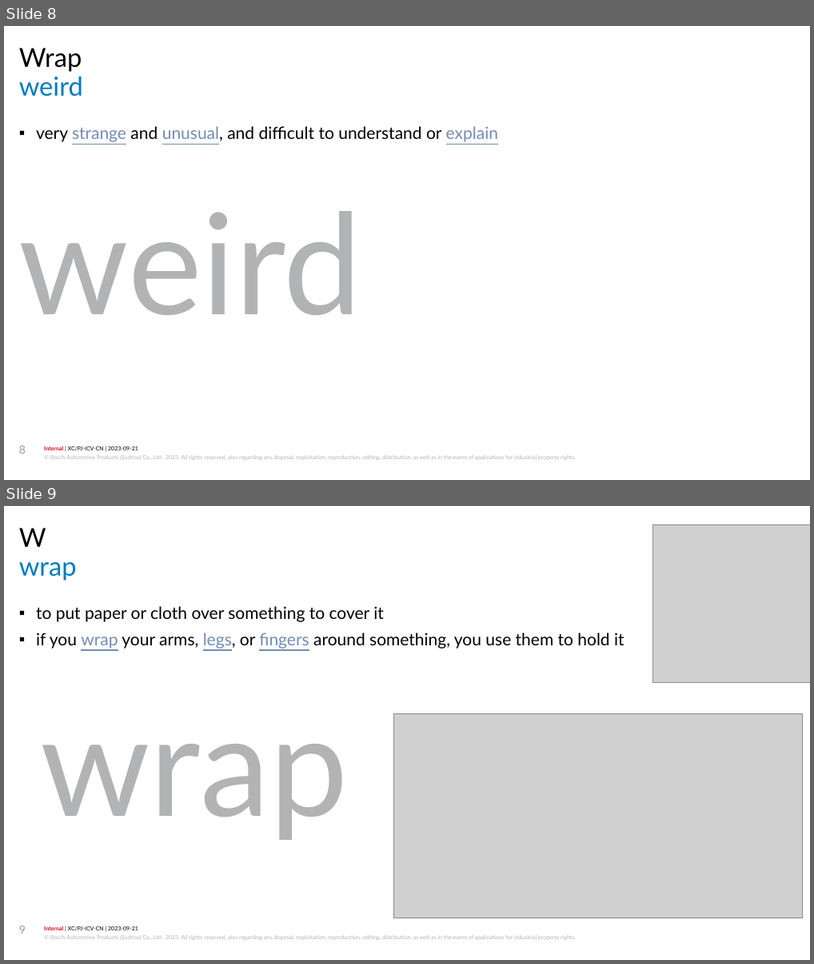
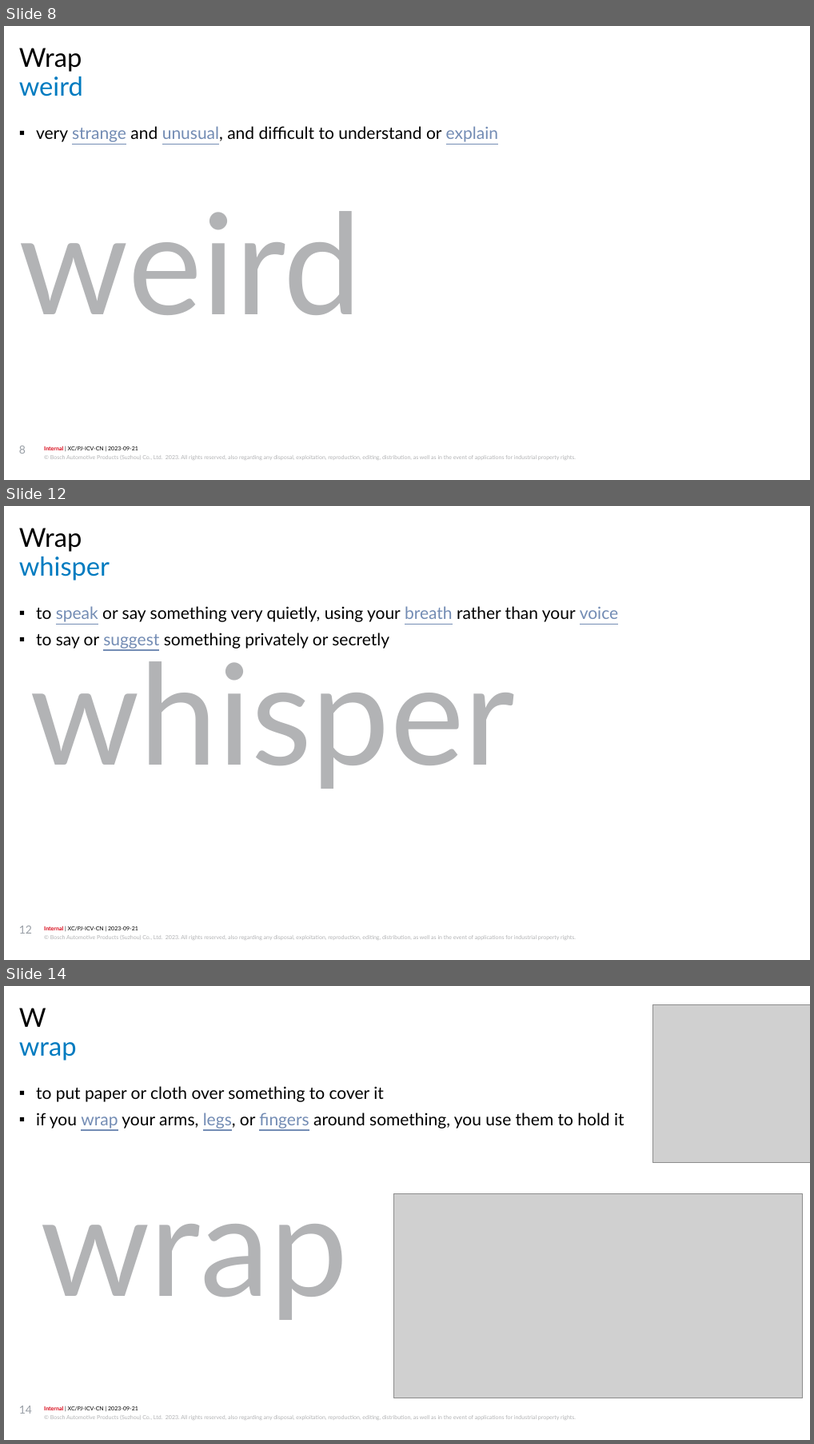
Before and after one commit to jiangyigithub/atomic-habit, a slide deck: longman 3000.pptx. Shown one above the other, each under a label of ours: slides 8 and 9 before the commit, slides 8, 12 and 14 after it; the slides between them are not shown. The pictures are 814x964 and 814x1444 pixels, drawn with LibreOffice and Linux fonts; fonts in the diff are those of the drawing; grey boxes stand for pictures; background and template pictures are left out. Boxes give left, top, right and bottom in pixels: in the first picture for what was removed or moved away, otherwise in the second. Text is boxed around its words. In the diff, an @@ line names an element or a change of style, - is before the commit and + after.

```diff
--- a/longman 3000.pptx
+++ b/longman 3000.pptx
@@ slide 12 added at bbox=[4, 506, 810, 960], background #FFFFFF; not listed: 2 template elements that a slide beside it also shows @@
@@ text added at bbox=[19, 528, 82, 552], 28 pt, text #000000 @@
+Wrap
@@ title added at bbox=[19, 556, 110, 580], 28 pt, text #007BC0 @@
+whisper
@@ text added at bbox=[36, 606, 618, 648], 18 pt, text #000000 @@
+▪ to speak or say something very quietly, using your breath rather than your voice
+▪ to say or suggest something privately or secretly
@@ text added at bbox=[30, 644, 515, 788], 150 pt, text #B2B3B5 @@
+whisper
@@ page number added at bbox=[19, 925, 32, 933], 12 pt, text #999FA6 @@
+12
@@ what was slide 9 is now slide 14 @@
@@ page number at bbox=[19, 1405, 32, 1413]: text changed @@
-9
+14
```
Also in this commit, not shown: 2 slides changed, 7 other slides added.
